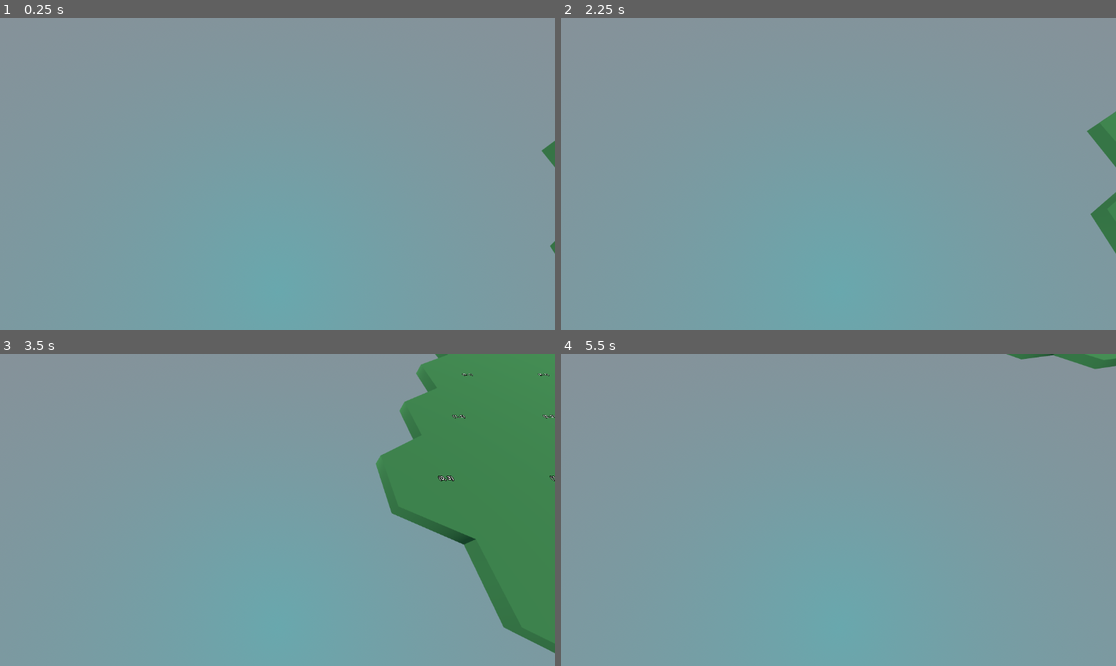
Above: before the commit, frames 1-4 (two rows, left to right).
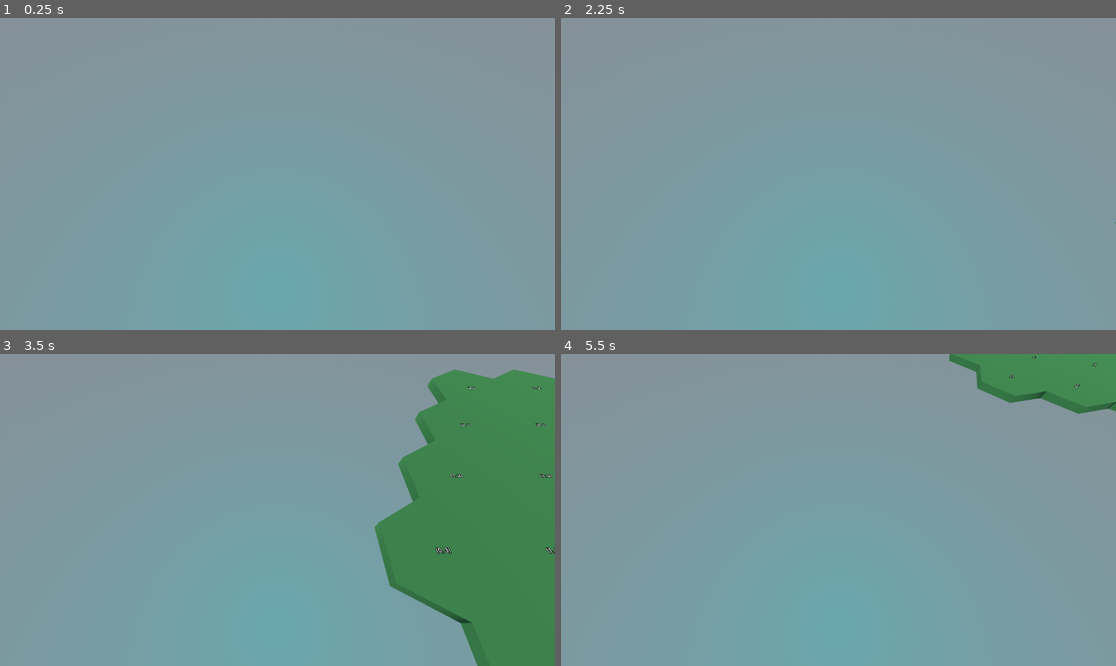
Above: after the commit, the same moments.

Repository: nheeb/spell-tactics
Game: Godot game, scene res://Logic/Main.tscn
The game is run twice, just before and just after one commit, with the same random seed, the same clock (stepped at 60 frames per second) and the same inputs.
Inputs (mouse positions are in pixels of both pictures, inside the frame that each line leads up to):
- Up to frame 1 (0.25 s): no input
- Up to frame 2 (2.25 s): tap Enter at 0.5 s; move the mouse to (960, 158) at 0.52 s; tap Mouse wheel up (zoom_camera_in) at 0.6, 1.55 s; tap Mouse wheel down (zoom_camera_out) at 0.8, 1.35 s; tap Space at 1.25 s; move the mouse to (727, 189) at 1.27 s; move the mouse to (894, 105) at 2.02 s; hold S (move_camera_backwards) from 2.03 s (still down)
- Up to frame 3 (3.5 s): tap Mouse wheel down (zoom_camera_out) at 2.3 s; move the mouse to (249, 572) at 2.77 s; release S (move_camera_backwards) at 2.78 s; tap W (move_camera_forwards) at 2.85 s; tap Mouse wheel up (zoom_camera_in) at 3.05 s
- Up to frame 4 (5.5 s): move the mouse to (1005, 556) at 3.52 s; hold A (move_camera_left) 3.53-4.28 s; tap Mouse wheel down (zoom_camera_out) at 3.8, 5.3 s; move the mouse to (672, 463) at 4.27 s; tap D (move_camera_right) at 4.35 s; tap Mouse wheel up (zoom_camera_in) at 4.55 s; tap Enter at 5 s; move the mouse to (866, 510) at 5.02 s; hold Q (rotate_camera_anticlockwise) from 5.03 s (still down)

The runs differ from the first frame. In frame 1, 0.1% of the frame differs, in the area x 97-100%, y 39-76%; in frame 2, 0.9%; in frame 3, 9.6%, in the area x 67-100%, y 0-100%; in frame 4, 4.0%.

Commit message:
camera zoom

Diff:
--- a/Prototype/GameCamera.gd
+++ b/Prototype/GameCamera.gd
@@ -5,8 +5,17 @@
 @export var move_acceleration := 30.0
 ## 45 degrees per second
 @export var rotation_velocity := 100.0
-@export var damping := .02
-@export var rot_damping := 0.02
+@export var damping := .03
+
+
+@onready var zoom_pivot = $AnglerPivot
+var camera_zoom := 3.0
+var zoom_velocity := 0.0
+@export var zoom_factor := 5.0
+@export var zoom_damping := 0.01
+
+func _ready() -> void:
+	zoom_pivot.position.y = camera_zoom
 
 func _physics_process(delta: float) -> void:
 	# x-z movement
@@ -18,3 +27,15 @@
 	# rotation
 	rotation_input = delta * rotation_velocity * (Input.get_action_strength("rotate_camera_clockwise") - Input.get_action_strength("rotate_camera_anticlockwise"))
 	rotate_y(deg_to_rad(rotation_input))
+
+	# zoom
+	if Input.is_action_just_released("zoom_camera_out"):
+		zoom_velocity += delta * zoom_factor
+	elif Input.is_action_just_released("zoom_camera_in"):
+		zoom_velocity -= delta * zoom_factor
+
+	zoom_velocity *= pow(zoom_damping, delta)
+
+	camera_zoom += zoom_velocity
+	camera_zoom = clamp(camera_zoom, .80, 12.0)
+	zoom_pivot.position.y = camera_zoom
--- a/Prototype/Prototyping.tscn
+++ b/Prototype/Prototyping.tscn
@@ -28,14 +28,14 @@
 script = ExtResource("1_wx0wr")
 
 [node name="AnglerPivot" type="Node3D" parent="CameraPivot"]
-transform = Transform3D(1, 0, 0, 0, 0.866026, -0.5, 0, 0.5, 0.866026, 0, 0, 0)
+transform = Transform3D(1, 0, 0, 0, 0.866026, -0.5, 0, 0.5, 0.866026, 0, 3, 0)
 
 [node name="Smoothing" type="Node3D" parent="CameraPivot/AnglerPivot"]
 transform = Transform3D(1, 0, 0, 0, 1, 0, 0, 0, 1, 0, 0, 0)
 script = ExtResource("1_mf57j")
 
 [node name="Camera3D" type="Camera3D" parent="CameraPivot/AnglerPivot/Smoothing"]
-transform = Transform3D(1, 0, 0, 0, -4.37114e-08, 1, 0, -1, -4.37114e-08, 0, 3, 0)
+transform = Transform3D(1, 0, 0, 0, -4.37114e-08, 1, 0, -1, -4.37114e-08, 0, 0, 0)
 
 [node name="WorldEnvironment" type="WorldEnvironment" parent="."]
 environment = SubResource("Environment_0glof")
